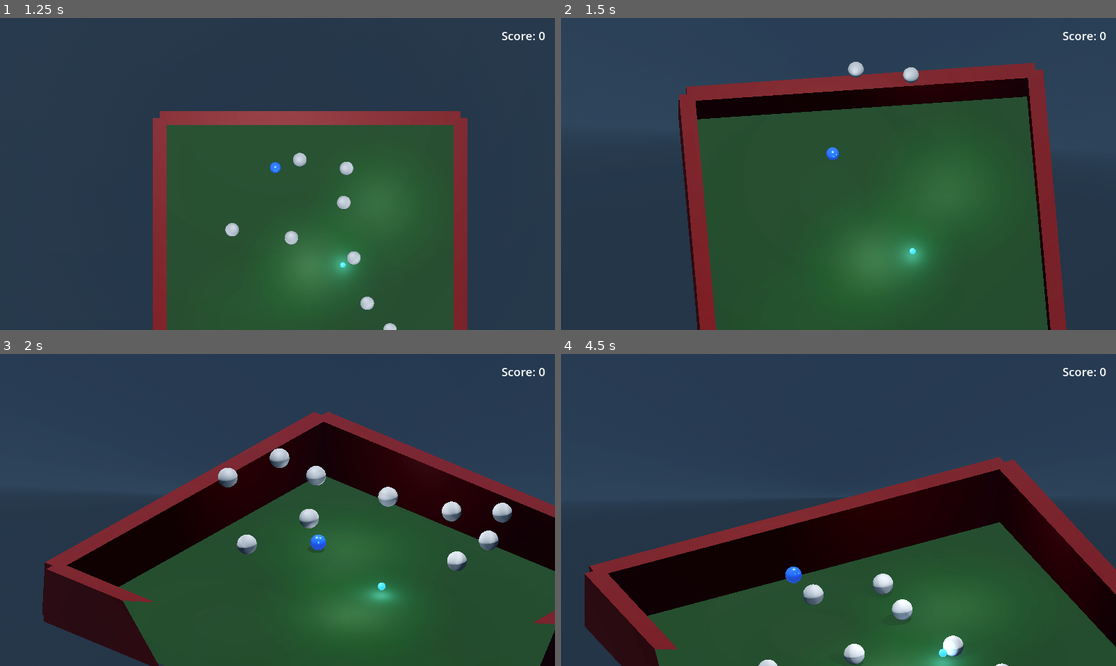
Above: before the commit, frames 1-4 (two rows, left to right).
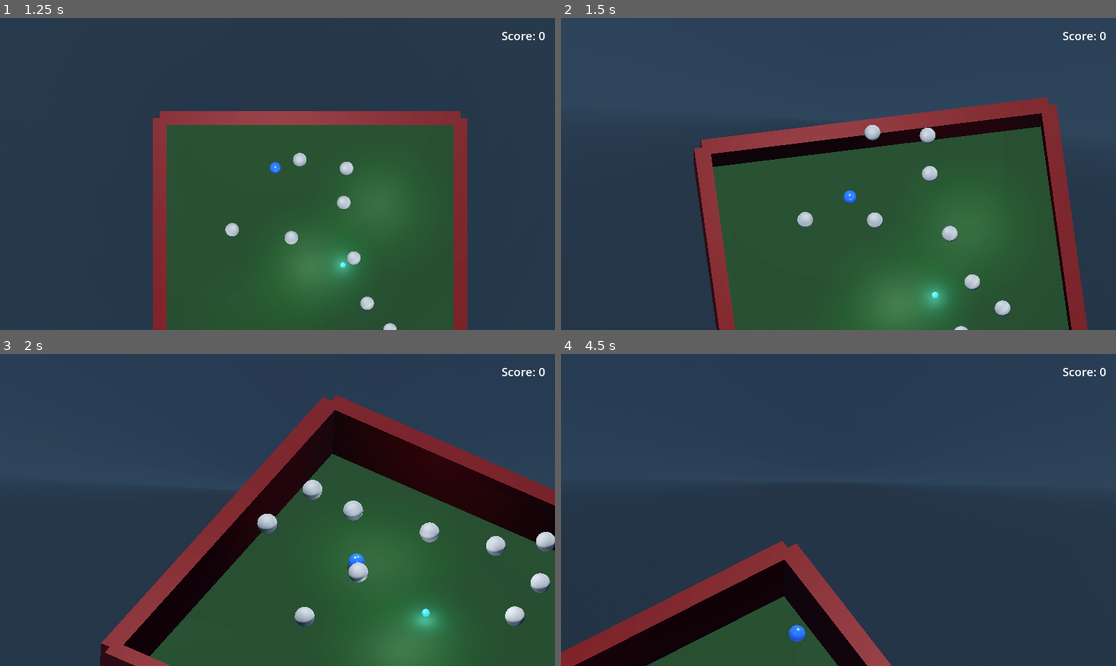
Above: after the commit, the same moments.

Repository: bluehexagons/snakeproject
Game: Godot game, scene res://scenes/main_menu.tscn
Same seed, same stepped clock (60 frames per second), same inputs: the game is played once before the commit and once after it.
Inputs:
- Up to frame 1 (1.25 s): click "New Game" at 0.5 s
- Up to frame 2 (1.5 s): hold D (move_right) from 1.28 s (still down); hold F (toggle_camera_angle) from 1.28 s (still down)
- Up to frame 3 (2 s): keep holding D (move_right); keep holding F (toggle_camera_angle)
- Up to frame 4 (4.5 s): release D (move_right) at 2.03 s; release F (toggle_camera_angle) at 2.03 s; hold S (move_down) 2.03-2.78 s; tap F (toggle_camera_angle) at 2.1, 3.6 s; hold D (move_right) 2.78-3.53 s; hold F (toggle_camera_angle) 2.78-3.53 s; hold W (move_up) 3.53-4.28 s; hold A (move_left) from 4.28 s (still down); hold F (toggle_camera_angle) from 4.28 s (still down)

Frame 1 is identical in both runs. In frame 2, 26% of the frame differs, in the area x 21-95%, y 14-100%; in frame 3, 28%; in frame 4, 42%, in the area x 0-100%, y 32-100%.

Commit message:
Update project for Godot 4.7

Diff:
--- a/project.godot
+++ b/project.godot
@@ -12,7 +12,7 @@
 
 config/name="snake3d"
 run/main_scene="res://scenes/main_menu.tscn"
-config/features=PackedStringArray("4.6", "Mobile")
+config/features=PackedStringArray("4.7", "Mobile")
 config/icon="res://icon.svg"
 config/foreground_mode=0
 
--- a/scripts/game_camera.gd
+++ b/scripts/game_camera.gd
@@ -79,7 +79,7 @@
 		var look_ahead = target_pos + (predicted_direction * LOOK_AHEAD_DISTANCE)
 		look_ahead.y += 1.0
 
-		var desired_transform = Transform3D().looking_at(look_ahead - position, Vector3.UP)
+		var desired_transform = global_transform.looking_at(look_ahead, Vector3.UP)
 		global_transform = global_transform.interpolate_with(desired_transform, delta * ROTATION_SMOOTHING)
 
 func toggle_view() -> void:
--- a/scripts/game_manager.gd
+++ b/scripts/game_manager.gd
@@ -218,7 +218,7 @@
 					is_safe_position = false
 				else:
 					var to_rock = (spawn_pos - player.global_position).normalized()
-					var angle = rad_to_deg(acos(to_rock.dot(player.facing_direction)))
+					var angle = rad_to_deg(acos(clampf(to_rock.dot(player.facing_direction), -1.0, 1.0)))
 					if angle < SAFE_FORWARD_ANGLE:
 						is_safe_position = false
 
--- a/scripts/physics_object.gd
+++ b/scripts/physics_object.gd
@@ -116,7 +116,7 @@
 
 func _integrate_forces(state: PhysicsDirectBodyState3D):
 	var is_on_ground = false
-	for i in state.get_contact_count():
+	for i in range(state.get_contact_count()):
 		var contact_normal = state.get_contact_local_normal(i)
 		if contact_normal.dot(Vector3.UP) > 0.7:
 			is_on_ground = true
Not shown, changed: icon.svg.import
Not shown, added: scripts/test_runner.gd.uid
Not shown, changed: .github/copilot-instructions.md
